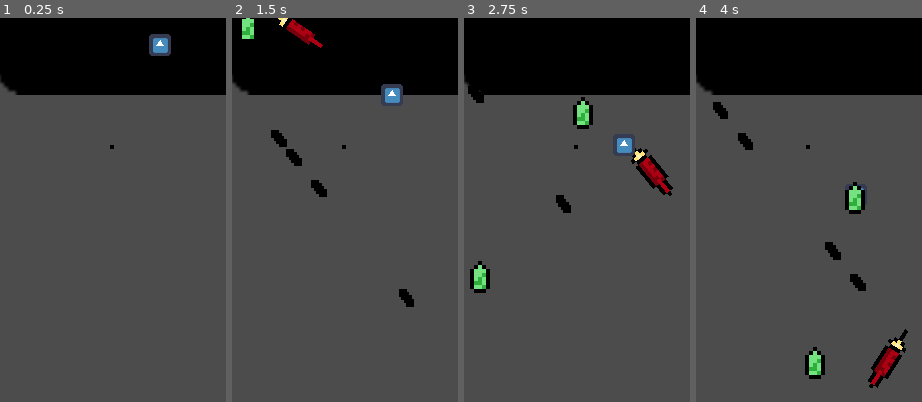
Above: before the commit, frames 1-4 (left to right).
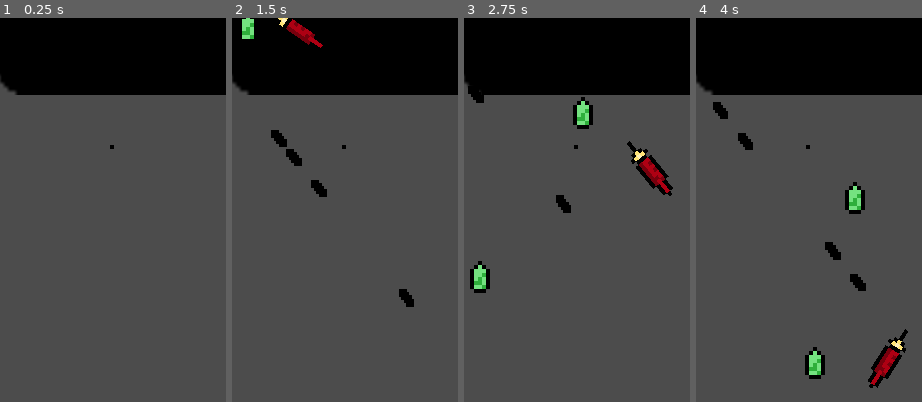
Above: after the commit, the same moments.

Repository: Fl0xy/LD44_Your_life_is_currency
Game: Godot game, scene res://scenes/henrik_test.tscn
Same seed, same stepped clock (60 frames per second), same inputs: the game is played once before the commit and once after it. This scene is started directly instead of the project's main scene. The engine's default icon, where the game draws it, is replaced by a stand-in: a white triangle on a blue panel in a dark square.
Inputs:
- Up to frame 1 (0.25 s): no input
- Up to frame 2 (1.5 s): tap Enter (ui_accept) at 0.5, 0.77 s; hold D (right) 0.53-1.28 s; tap Space (fire) at 0.6, 1.35 s; hold S (down) from 1.28 s (still down)
- Up to frame 3 (2.75 s): tap Enter (ui_accept) at 1.52 s; release S (down) at 2.03 s; hold D (right) from 2.03 s (still down); tap Space (fire) at 2.1 s
- Up to frame 4 (4 s): release D (right) at 2.78 s; hold Up (ui_up) 2.78-3.53 s; tap Space (fire) at 2.85, 3.6 s; tap Enter (ui_accept) at 3.02, 3.77 s; hold A (left) from 3.53 s (still down)
The pictures show only the part of the screen within x 9-59%, y 24-74%; the shares and areas given below are measured in that part.

The runs differ from the first frame. In frame 1, 0.5% of the frame differs, in the area x 65-76%, y 4-10%; in frame 2, 0.4%; in frame 3, 0.3%; in frame 4, less than 0.1%.

Commit message:
rocket refactor

Diff:
--- a/assets/enemys/rocket.tscn
+++ b/assets/enemys/rocket.tscn
@@ -1,8 +1,7 @@
-[gd_scene load_steps=6 format=2]
+[gd_scene load_steps=5 format=2]
 
 [ext_resource path="res://assets/entity_texture_atlas.png" type="Texture" id=1]
 [ext_resource path="res://assets/enemys/rocket.gd" type="Script" id=2]
-[ext_resource path="res://icon.png" type="Texture" id=3]
 
 [sub_resource type="AtlasTexture" id=1]
 atlas = ExtResource( 1 )
@@ -12,23 +11,16 @@
 radius = 2.0
 height = 8.0
 
-[node name="Node2D" type="Node2D"]
-
-[node name="rocket" type="Sprite" parent="."]
+[node name="rocket" type="Sprite"]
 texture = SubResource( 1 )
 script = ExtResource( 2 )
 
-[node name="Area2D" type="Area2D" parent="rocket"]
+[node name="Area2D" type="Area2D" parent="."]
 __meta__ = {
 "_edit_group_": true,
 "_edit_lock_": true
 }
 
-[node name="CollisionShape2D" type="CollisionShape2D" parent="rocket/Area2D"]
+[node name="CollisionShape2D" type="CollisionShape2D" parent="Area2D"]
 position = Vector2( 0, 2 )
 shape = SubResource( 2 )
-
-[node name="icon" type="Sprite" parent="."]
-position = Vector2( 50, 50 )
-scale = Vector2( 0.082972, 0.082972 )
-texture = ExtResource( 3 )
Not shown: 6 places in scenes/henrik_test.tscn that only renumber resources
